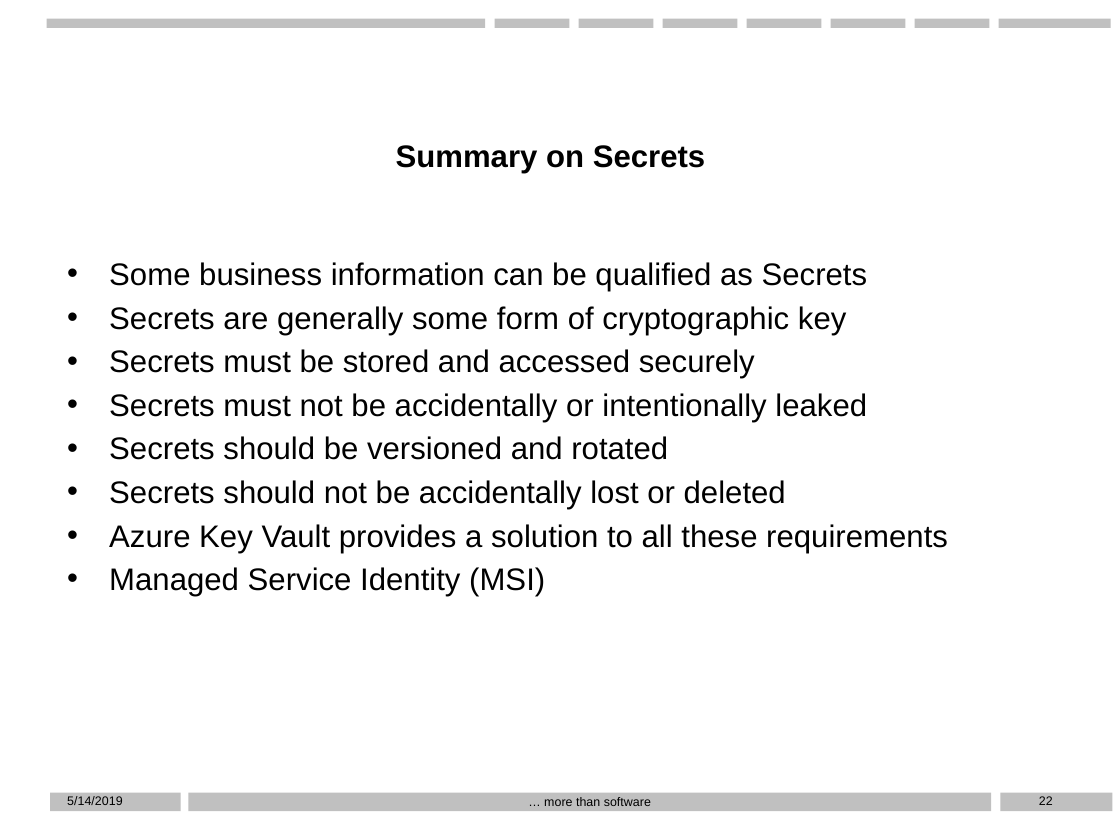
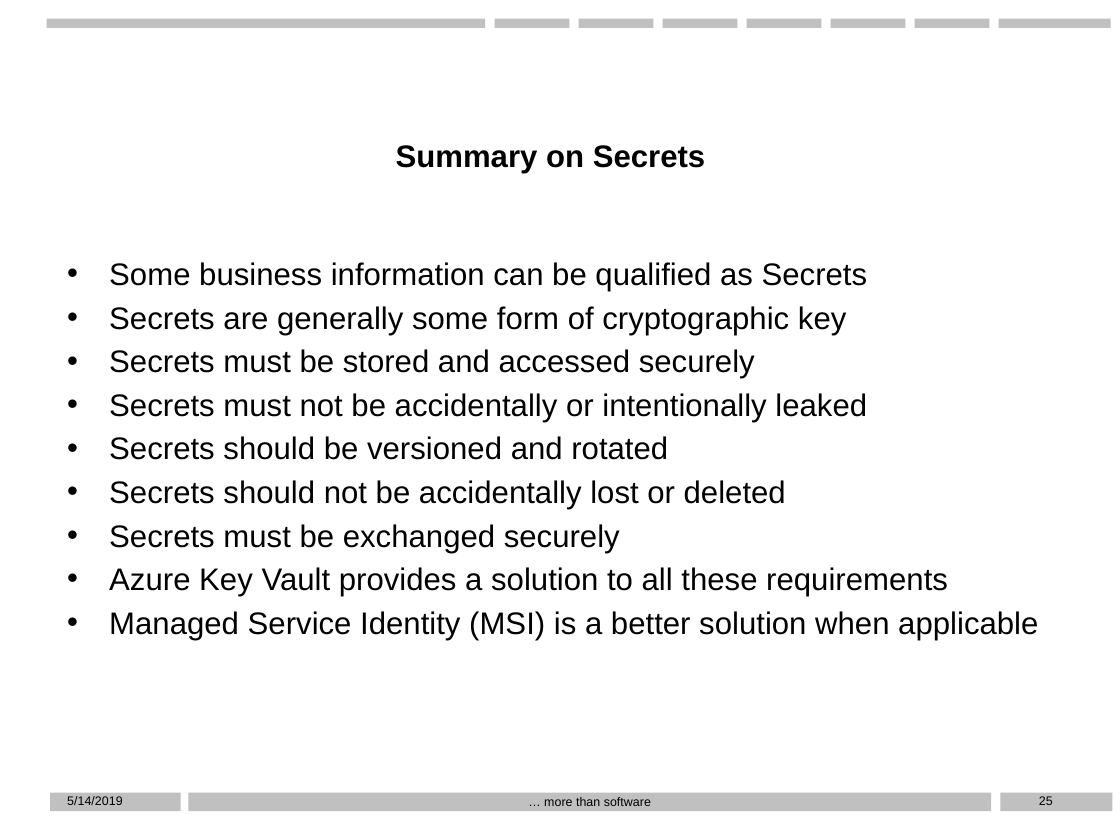
Before and after one commit to D76X/WPPresentation, a slide deck: slide 25 of Presentation.pptx (slide 22 before the commit). Drawn at 1120x840 pixels with LibreOffice and Linux fonts; fonts in the diff are those of the drawing; background and template pictures are left out. Boxes give left, top, right and bottom in pixels: in the first picture for what was removed or moved away, otherwise in the second. Text is boxed around its words. In the diff, an @@ line names an element or a change of style, - is before the commit and + after.

```diff
--- a/Presentation.pptx
+++ b/Presentation.pptx
@@ text at (109, 524, 620, 553): paragraph added @@
+• Secrets must be exchanged securely
@@ text at (109, 611, 1038, 640): text changed @@
-• Managed Service Identity (MSI)
+• Managed Service Identity (MSI) is a better solution when applicable
@@ page number at (1039, 796, 1053, 805): text changed @@
-22
+25
```
Also in this commit, not shown: 9 other slides changed, 8 slides added, 3 slides removed, 2 other files.
